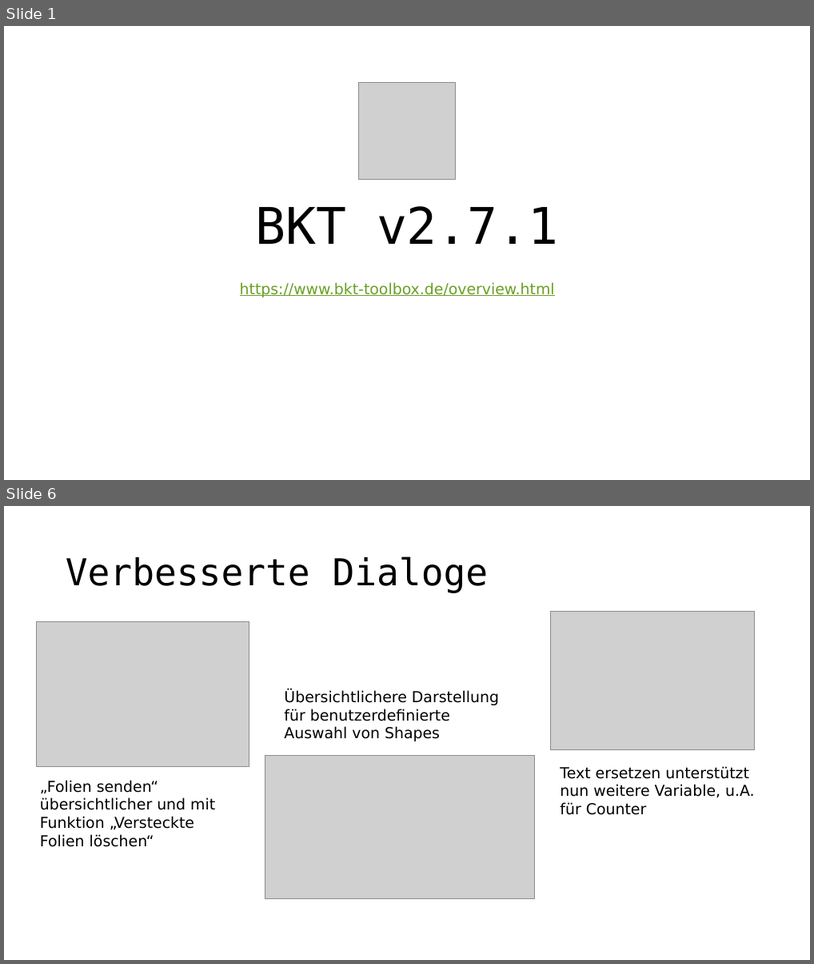
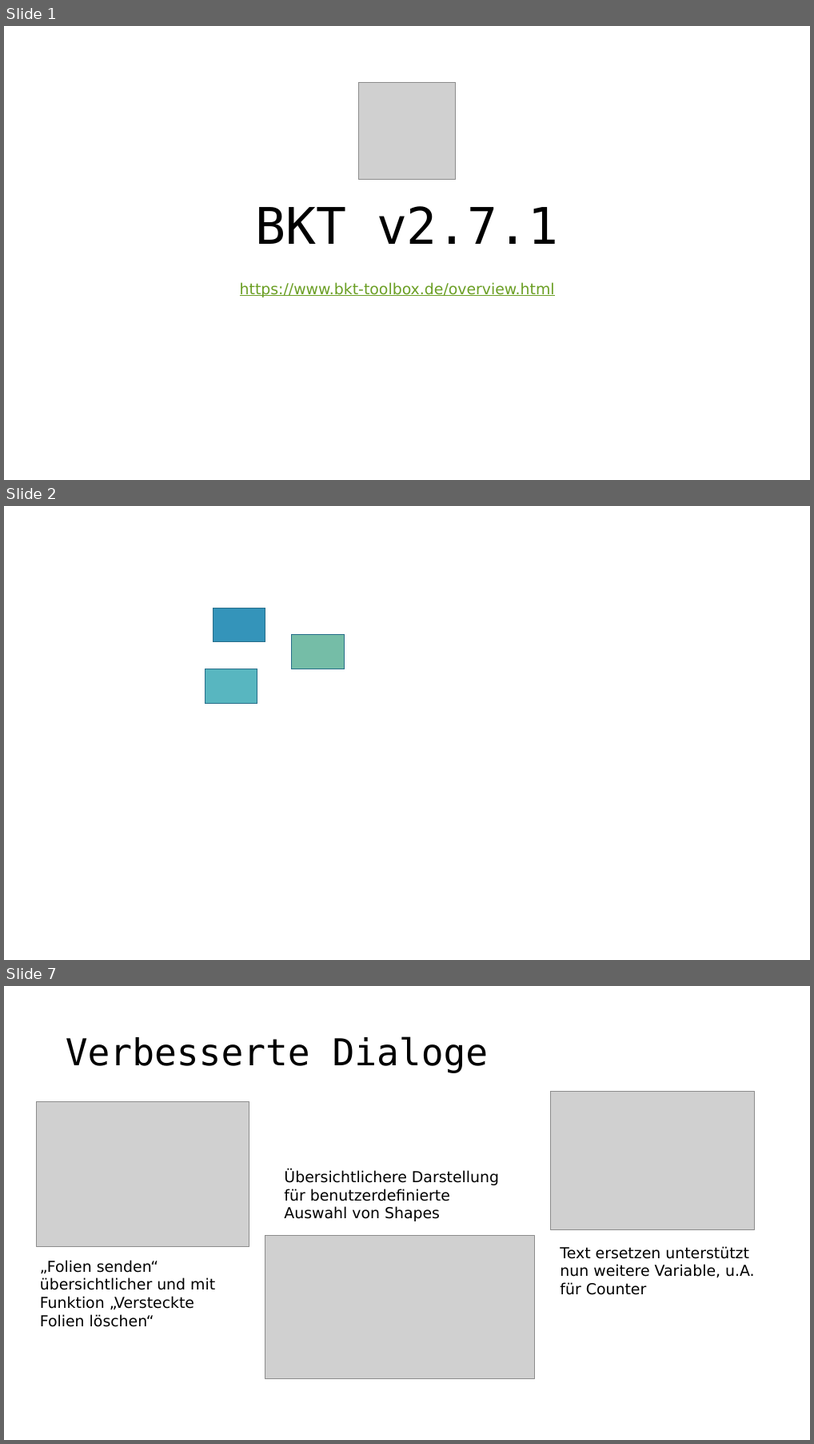
Before and after one commit to pyro-team/bkt-toolbox, a slide deck: documentation/Changelog.pptx. Shown one above the other, each under a label of ours: slides 1 and 6 before the commit, slides 1, 2 and 7 after it; the slides between them are not shown. The pictures are 814x964 and 814x1444 pixels, drawn with LibreOffice and Linux fonts; fonts in the diff are those of the drawing; grey boxes stand for pictures. Boxes give left, top, right and bottom in pixels: in the first picture for what was removed or moved away, otherwise in the second. Text is boxed around its words. In the diff, an @@ line names an element or a change of style, - is before the commit and + after.

```diff
--- a/documentation/Changelog.pptx
+++ b/documentation/Changelog.pptx
@@ slide 2 added at box(4, 506, 810, 960), background #FFFFFF @@
@@ rectangle added at box(214, 608, 266, 641), fill #3494BA, outline #266D8A 1 pt @@
@@ rectangle added at box(292, 635, 344, 668), fill #75BDA7, outline #266D8A 1 pt @@
@@ rectangle added at box(205, 668, 257, 703), fill #58B6C0, outline #266D8A 1 pt @@
@@ what was slide 6 is now slide 7 @@
```
Also in this commit, not shown: 7 slides changed.
